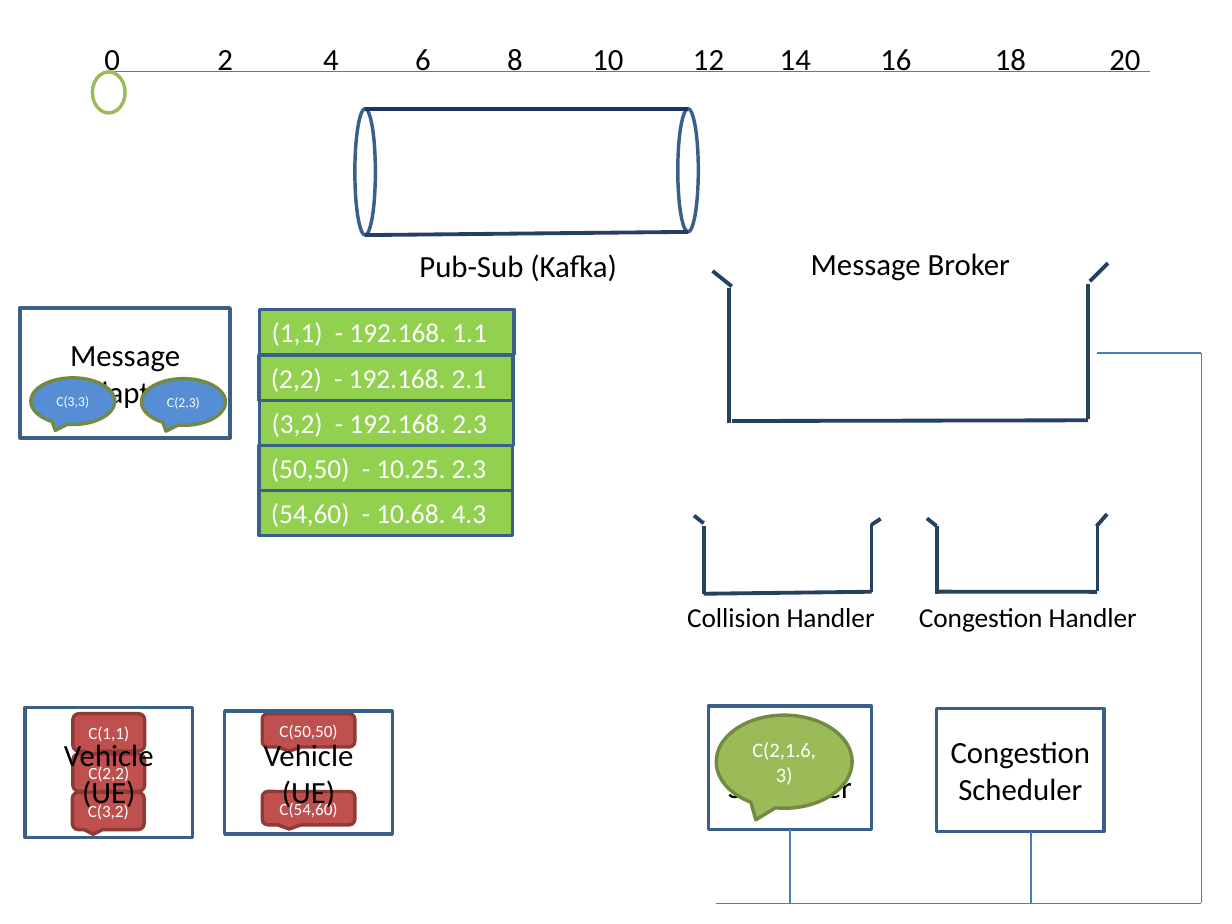
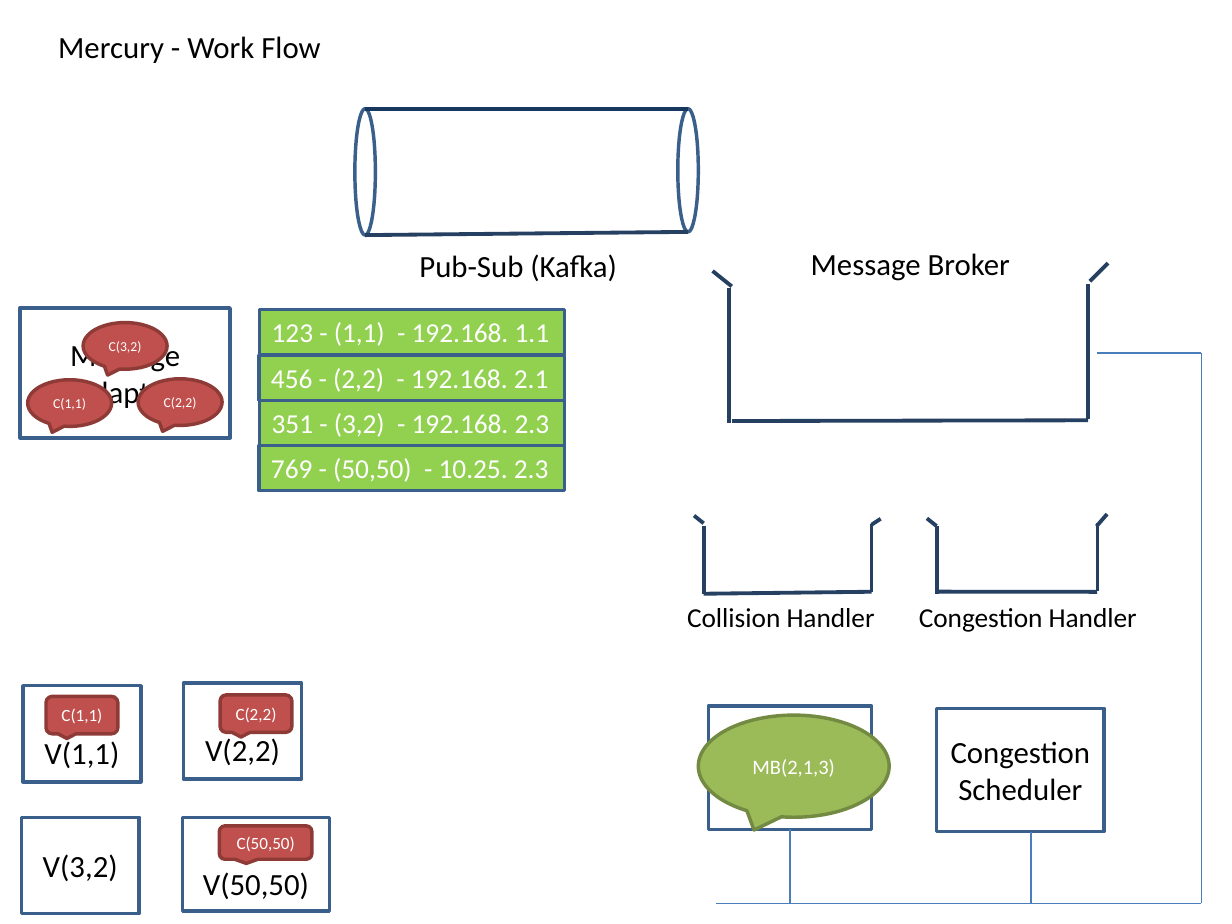
Before and after one commit to TejaKommineni/Mercury, a slide deck: slide 3 of presentation/ProjectPresentation.pptx. Drawn at 1232x924 pixels with LibreOffice and Linux fonts; fonts in the diff are those of the drawing. Boxes give left, top, right and bottom in pixels: in the first picture for what was removed or moved away, otherwise in the second. Text is boxed around its words. In the diff, an @@ line names an element or a change of style, - is before the commit and + after.

```diff
--- a/presentation/ProjectPresentation.pptx
+++ b/presentation/ProjectPresentation.pptx
@@ text added at [58, 36, 320, 63], 18 pt, text #000000 @@
+Mercury - Work Flow
@@ text removed at [104, 49, 1140, 78] @@
-0 2 4 6 8 10 12 14 16 18 20
@@ ellipse removed at [92, 71, 126, 112] @@
@@ line removed from (102, 71) to (1149, 71) @@
@@ speech bubble "C(3,2)" at [83, 323, 166, 370]: fill #558ED5 to #C0504D; outline #738A42 2 pt to #8E3B39 2 pt @@
@@ speech bubble "C(3,2)": place and size @@
-speech bubble "C(3,2)" at [31, 378, 115, 425]
+speech bubble "C(3,2)" at [83, 323, 166, 370]
@@ rectangle "123 - (1,1) - 192.168. ...": place and size @@
-rectangle "123 - (1,1) - 192.168. ..." at [260, 309, 515, 355]
+rectangle "123 - (1,1) - 192.168. ..." at [260, 309, 565, 355]
@@ text in rectangle at [272, 322, 550, 346]: text changed @@
-(1,1) - 192.168. 1.1
+123 - (1,1) - 192.168. 1.1
@@ text in speech bubble at [109, 341, 142, 353]: text changed @@
-C(3,3)
+C(3,2)
@@ rectangle "456 - (2,2) - 192.168. ...": place and size @@
-rectangle "456 - (2,2) - 192.168. ..." at [259, 356, 514, 402]
+rectangle "456 - (2,2) - 192.168. ..." at [259, 356, 564, 402]
@@ speech bubble added at [27, 379, 111, 426], fill #C0504D, outline #8E3B39 2 pt, 8 pt, text #FFFFFF @@
+C(1,1)
@@ speech bubble "C(2,2)": place and size @@
-speech bubble "C(2,2)" at [142, 378, 225, 425]
+speech bubble "C(2,2)" at [138, 379, 222, 426]
@@ speech bubble "C(2,2)" at [138, 379, 222, 426]: fill #558ED5 to #C0504D; outline #738A42 2 pt to #8E3B39 2 pt @@
@@ text in rectangle at [271, 368, 549, 392]: text changed @@
-(2,2) - 192.168. 2.1
+456 - (2,2) - 192.168. 2.1
@@ text in speech bubble at [164, 397, 197, 409]: text changed @@
-C(2,3)
+C(2,2)
@@ rectangle "351 - (3,2) - 192.168. ...": place and size @@
-rectangle "351 - (3,2) - 192.168. ..." at [260, 400, 514, 446]
+rectangle "351 - (3,2) - 192.168. ..." at [260, 400, 565, 446]
@@ text in rectangle at [272, 413, 550, 437]: text changed @@
-(3,2) - 192.168. 2.3
+351 - (3,2) - 192.168. 2.3
@@ rectangle "769 - (50,50) - 10.25. ...": place and size @@
-rectangle "769 - (50,50) - 10.25. ..." at [259, 446, 513, 492]
+rectangle "769 - (50,50) - 10.25. ..." at [259, 446, 564, 492]
@@ text in rectangle at [271, 458, 549, 482]: text changed @@
-(50,50) - 10.25. 2.3
+769 - (50,50) - 10.25. 2.3
@@ rectangle removed at [259, 490, 513, 536] @@
-(54,60) - 10.68. 4.3
@@ rectangle added at [23, 686, 142, 782], outline #3A5F8C 2 pt, 18 pt, text #000000 @@
+V(1,1)
@@ rectangle added at [184, 683, 302, 779], outline #3A5F8C 2 pt, 18 pt, text #000000 @@
+V(2,2)
@@ rectangle removed at [25, 707, 192, 837] @@
-Vehicle
-(UE)
@@ rounded speech box "C(1,1)": place and size @@
-rounded speech box "C(1,1)" at [73, 713, 144, 750]
+rounded speech box "C(1,1)" at [46, 696, 117, 733]
@@ rounded speech box "C(2,2)": place and size @@
-rounded speech box "C(2,2)" at [73, 754, 144, 791]
+rounded speech box "C(2,2)" at [221, 695, 292, 732]
@@ rectangle removed at [224, 711, 392, 834] @@
-Vehicle
-(UE)
@@ speech bubble "MB(2,1,3)": place and size @@
-speech bubble "MB(2,1,3)" at [716, 715, 851, 808]
+speech bubble "MB(2,1,3)" at [699, 715, 890, 817]
@@ text in speech bubble at [752, 759, 834, 777]: text changed @@
-C(2,1.6,3)
+MB(2,1,3)
@@ rounded speech box removed at [73, 792, 144, 829] @@
-C(3,2)
@@ rounded speech box removed at [262, 791, 355, 824] @@
-C(54,60)
@@ rectangle added at [21, 817, 139, 913], outline #3A5F8C 2 pt, 18 pt, text #000000 @@
+V(3,2)
@@ rectangle added at [182, 817, 329, 910], outline #3A5F8C 2 pt, 18 pt, text #000000 @@
+V(50,50)
@@ rounded speech box "C(50,50)": place and size @@
-rounded speech box "C(50,50)" at [262, 713, 355, 747]
+rounded speech box "C(50,50)" at [219, 825, 312, 859]
```
Also in this commit, not shown: 2 other slides changed, 2 slides added, 1 slide removed.
